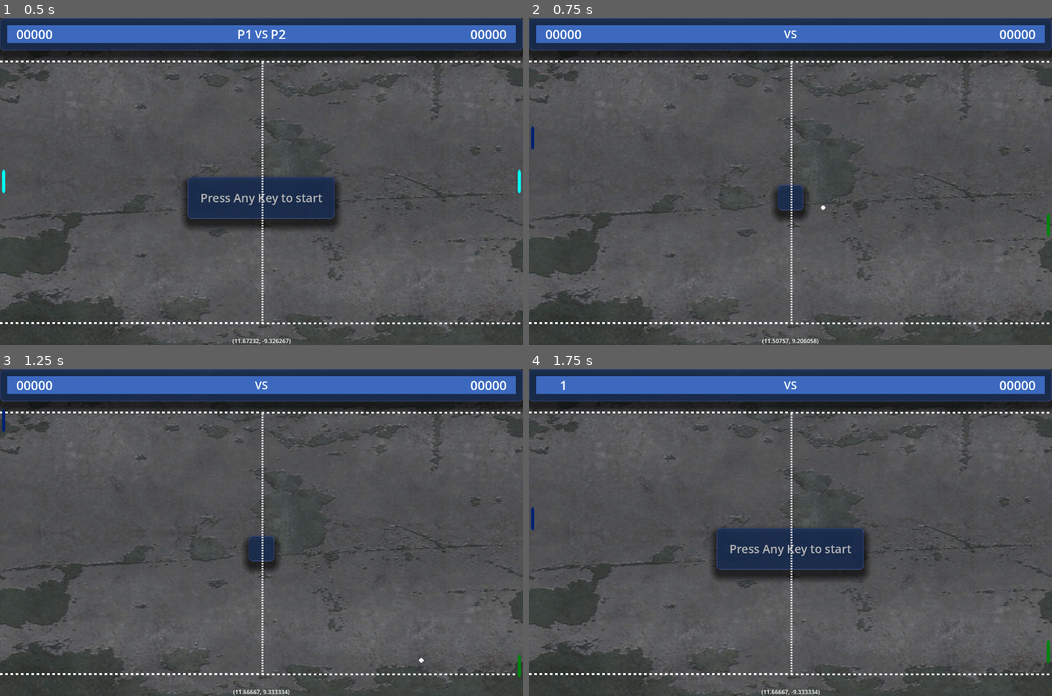
Above: before the commit, frames 1-4 (two rows, left to right).
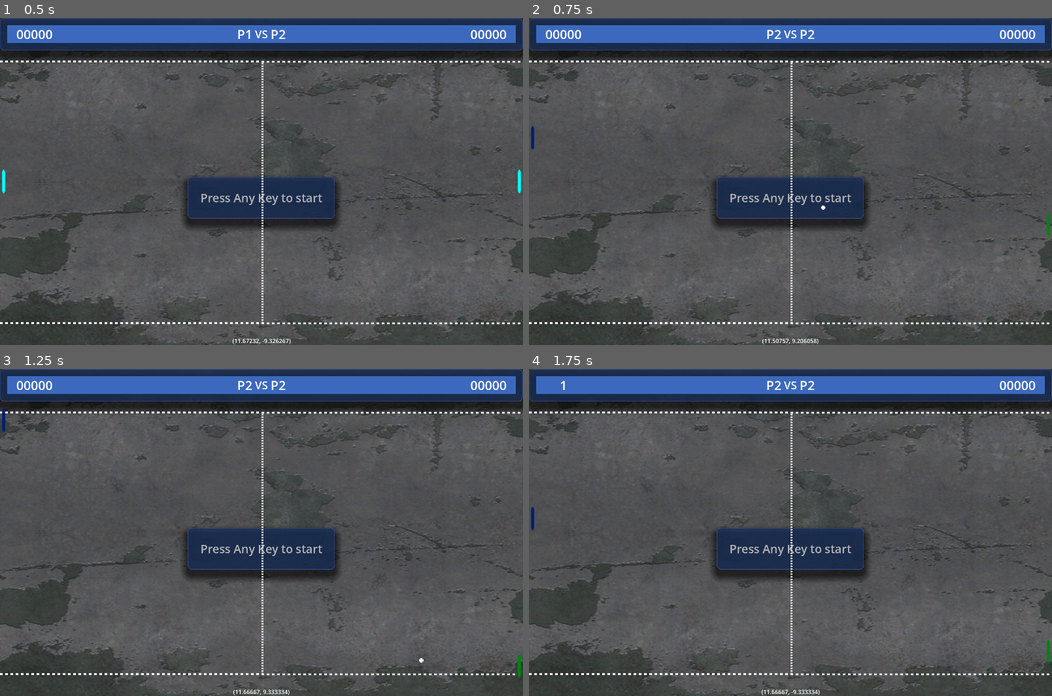
Above: after the commit, the same moments.

Repository: Fox-Alpha/Pong_Godot_4_Multiplayer
Game: Godot game, scene res://scenes/game/Pong_40.tscn
The game is run twice, just before and just after one commit, with the same random seed, the same clock (stepped at 60 frames per second) and the same inputs. This scene is started directly instead of the project's main scene.
Inputs (mouse positions are in pixels of both pictures, inside the frame that each line leads up to):
- Up to frame 1 (0.5 s): no input
- Up to frame 2 (0.75 s): tap Enter at 0.5 s; move the mouse to (905, 165) at 0.52 s; hold W (p1_up) from 0.53 s (still down); hold Down (p2_down) from 0.53 s (still down); click (905, 165) at 0.67 s
- Up to frame 3 (1.25 s): keep holding W (p1_up); keep holding Down (p2_down)
- Up to frame 4 (1.75 s): tap Enter at 1.25 s; move the mouse to (685, 548) at 1.27 s; release W (p1_up) at 1.28 s; release Down (p2_down) at 1.28 s; hold S (p1_down) from 1.28 s (still down); tap Up (p2_up) at 1.35 s

Frame 1 is identical in both runs. In frame 2, 4.3% of the frame differs, in the area x 35-65%, y 3-65%; in frame 3, 4.3%; in frame 4, less than 0.1%.
Error before the commit: Invalid assignment of property or key 'text' with value of type 'String' on a base object of type 'null instance'. (res://scenes/game/ingame_ui/ui.gd:55)
Error after the commit: Invalid assignment of property or key 'text' with value of type 'String' on a base object of type 'null instance'. (res://scenes/game/ingame_ui/ui.gd:59)

Commit message:
Chg: Rework Playernaming. ===: Set P1 and/or P2 if one is empty

Diff:
--- a/scenes/game/ingame_ui/ui.gd
+++ b/scenes/game/ingame_ui/ui.gd
@@ -24,10 +24,14 @@
 func New_Game_Started():
 	%PlayerScoreLeft.text = "00000"
 	%PlayerScoreRight.text = "00000"
-	%WinLabel.visible = false
-	%StartLabel.visible = false
-	%LabelP1Name.text = Game.playerdic["player1"]
-	%LabelP2Name.text = Game.playerdic["player2"]
+
+	var p : String = ""
+	p = Game.playerdic["player1"]
+	%LabelP1Name.text = p if (!p.is_empty()) else "P1"
+
+	p = ""
+	p = Game.playerdic["player2"]
+	%LabelP1Name.text = p if (!p.is_empty()) else "P2"
 
 
 func Next_Round_Started():
